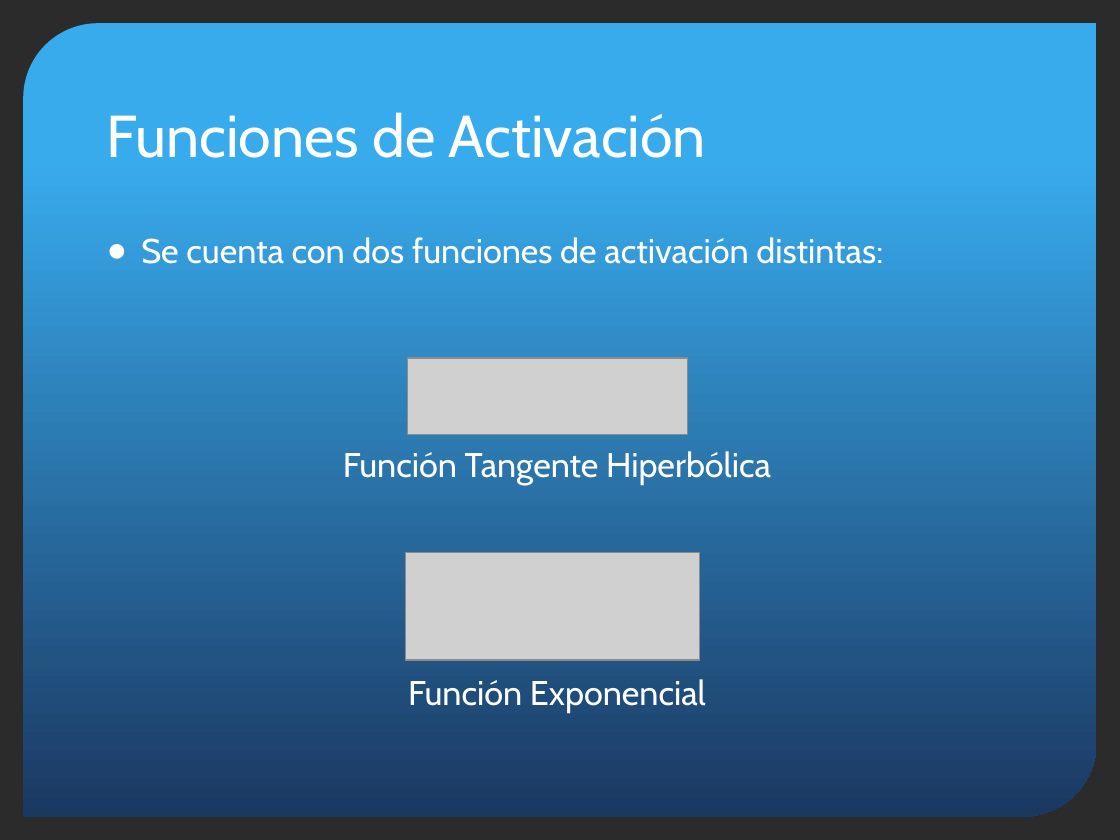
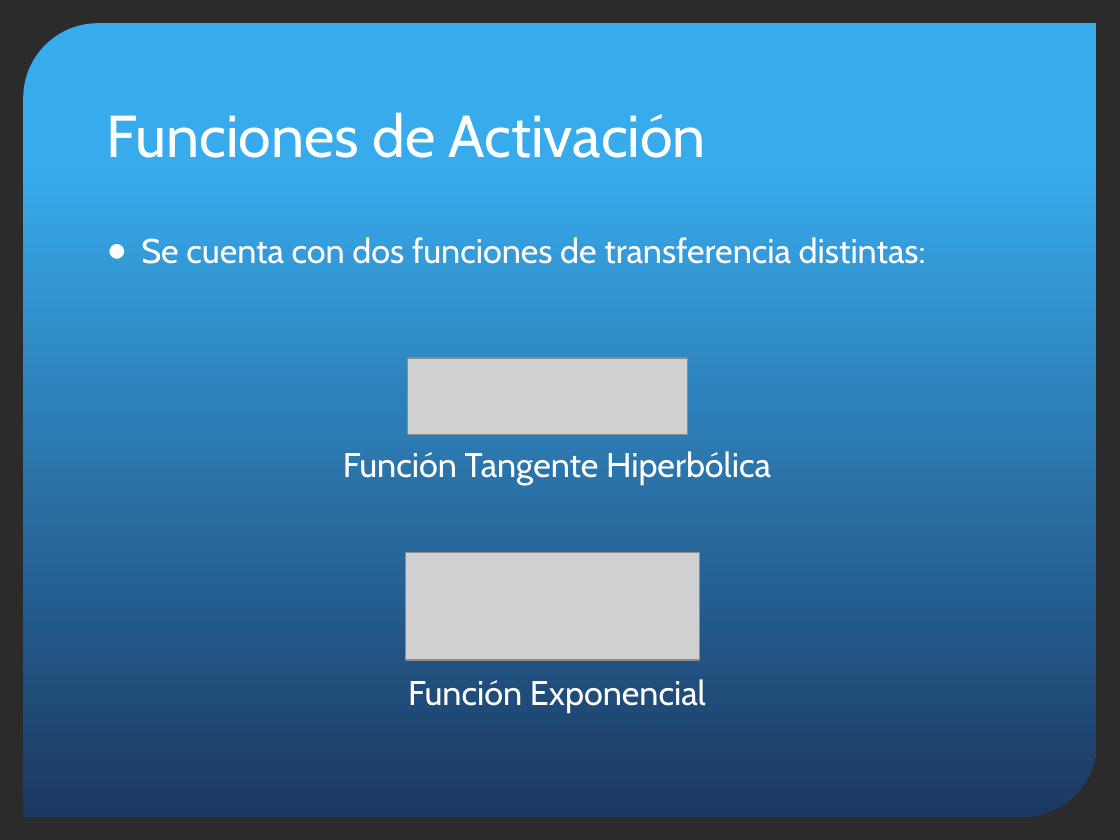
Before and after one commit to joseignaciosg/SIA-TP2, a slide deck: slide 7 of docs/SIA-TP2.pptx. Drawn at 1120x840 pixels with LibreOffice and Linux fonts; fonts in the diff are those of the drawing; grey boxes stand for pictures; background and template pictures are left out; a plain dark background stands for a picture behind light text. Boxes give left, top, right and bottom in pixels: in the first picture for what was removed or moved away, otherwise in the second. Text is boxed around its words. In the diff, an @@ line names an element or a change of style, - is before the commit and + after.

```diff
--- a/docs/SIA-TP2.pptx
+++ b/docs/SIA-TP2.pptx
@@ text at [141,237,926,264]: text changed @@
-● Se cuenta con dos funciones de activación distintas:
+● Se cuenta con dos funciones de transferencia distintas:
```
Also in this commit, not shown: 1 other slide changed, 3 other files.
